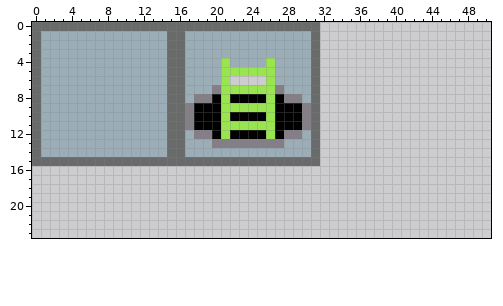
Edited in one commit: pixel-art file (Level/tiles.aseprite). That is the earlier state.
160x32 pixels, 1 frame. Shown: x 0..50, y 0..23.
The same view after the edit:
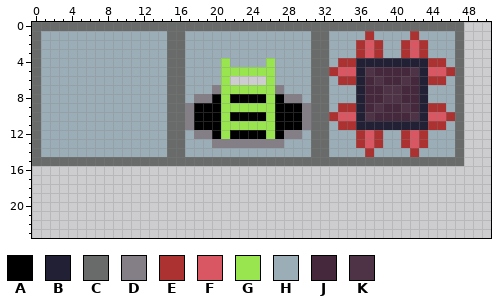
Palette (. is transparent): A #000000  B #222034  C #696a6a  D #847e87  E #ac3232  F #d95763  G #99e550  H #9badb7  J #45283c  K #4d3345
From old to new:
y 0: x 32..47 ................ -> CCCCCCCCCCCCCCCC
y 1: x 32..47 ................ -> CHHHHEHHHHEHHHHC
y 2..3: x 32..47 ................ -> CHHHEFEHHEFEHHHC
y 4: x 32..47 ................ -> CHEEBBBBBBBBEEHC
y 5: x 32..47 ................ -> CEFFBKJJJJKBFFEC
y 6: x 32..47 ................ -> CHEEBJKJJKJBEEHC
y 7..8: x 32..47 ................ -> CHHHBJJKKJJBHHHC
y 9: x 32..47 ................ -> CHEEBJKJJKJBEEHC
y 10: x 32..47 ................ -> CEFFBKJJJJKBFFEC
y 11: x 32..47 ................ -> CHEEBBBBBBBBEEHC
y 12..13: x 32..47 ................ -> CHHHEFEHHEFEHHHC
y 14: x 32..47 ................ -> CHHHHEHHHHEHHHHC
y 15: x 32..47 ................ -> CCCCCCCCCCCCCCCC
Where, in picture pixels (left, top, right, bottom), the same in both pictures:
added: (320, 22, 464, 166)
